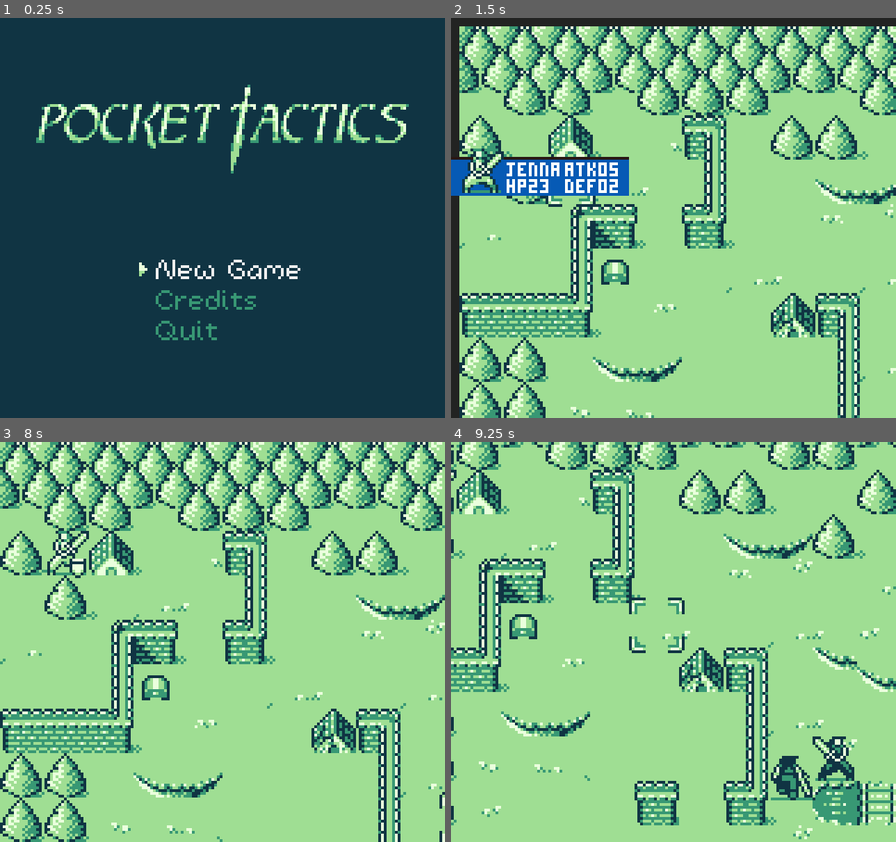
Above: before the commit, frames 1-4 (two rows, left to right).
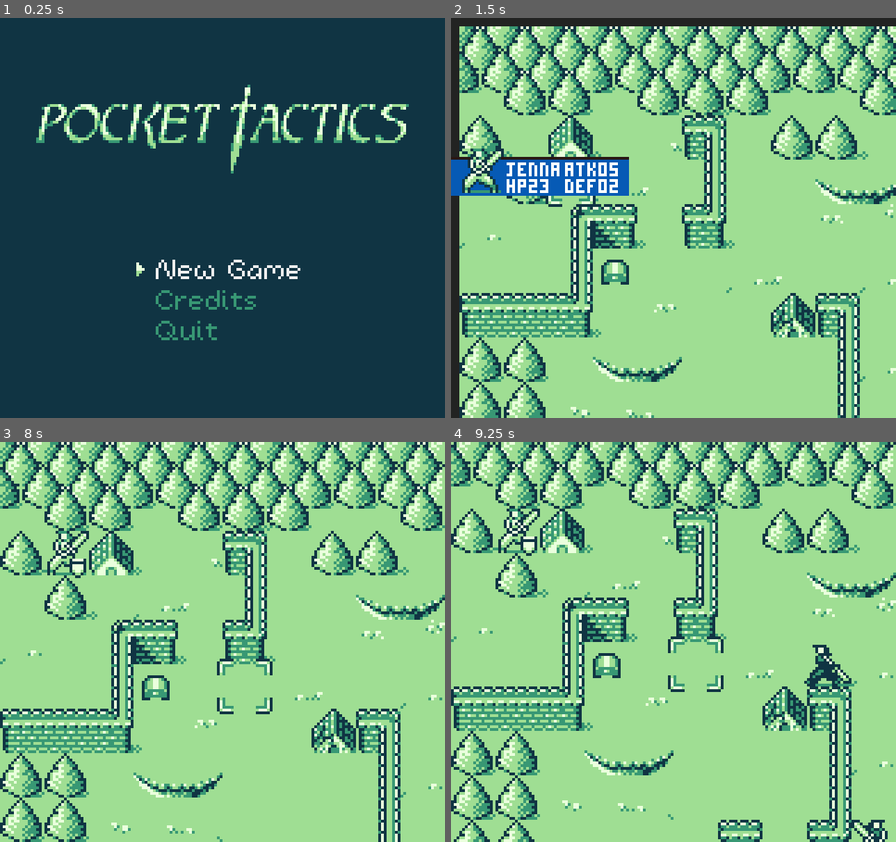
Above: after the commit, the same moments.

Repository: kevinlights/titan_tactics
Game: Godot game, scene res://scenes/landing.tscn
The game is run twice, just before and just after one commit, with the same random seed, the same clock (stepped at 60 frames per second) and the same inputs.
Inputs (mouse positions are in pixels of both pictures, inside the frame that each line leads up to):
- Up to frame 1 (0.25 s): no input
- Up to frame 2 (1.5 s): click "New Game" at 0.5 s; click (677, 314) at 1.25 s, where only the run after the commit has a clickable "Ok"
- Up to frame 3 (8 s): tap Enter (ui_accept) at 2, 2.1, 2.27, 2.57, 2.85, 3.02, 3.32, 3.6, 4.35, 4.52, 4.82, 5.1, 5.27, 5.57, 5.85, 6.02, 6.32, 6.5, 6.6, 7.35, 7.52, 7.82 s; move the mouse to (320, 622) at 2.02 s; hold Right (ui_right) 2.03-2.78 s; move the mouse to (133, 662) at 2.77 s; hold Down (ui_down) 2.78-3.53 s; move the mouse to (267, 554) at 3.52 s; hold Right (ui_right) 3.53-4.28 s; move the mouse to (200, 722) at 4.27 s; hold Up (ui_up) 4.28-5.03 s; move the mouse to (356, 702) at 5.02 s; hold Left (ui_left) 5.03-6.53 s; tap Escape (ui_cancel) at 5.65 s; move the mouse to (89, 582) at 5.77 s; move the mouse to (244, 642) at 6.52 s; hold Down (ui_down) 6.53-7.28 s; move the mouse to (155, 542) at 7.27 s; hold Right (ui_right) from 7.28 s (still down)
- Up to frame 4 (9.25 s): move the mouse to (771, 622) at 8.02 s; release Right (ui_right) at 8.03 s; hold Up (ui_up) 8.03-8.78 s; tap Enter (ui_accept) at 8.1, 8.27, 8.57, 8.85, 9.02 s; move the mouse to (584, 662) at 8.77 s; hold Right (ui_right) from 8.78 s (still down)

The runs differ from the first frame. In frame 1, less than 0.1% of the frame differs, in the area x 30-34%, y 61-65%; in frame 2, 0.3%; in frame 3, 0.5%; in frame 4, 38%, in the area x 0-100%, y 0-100%.

Commit message:
Leveling up, tabarnak

Diff:
--- a/scenes/gui.tscn
+++ b/scenes/gui.tscn
@@ -63,14 +63,14 @@
 "name": "up",
 "speed": 3.0
 }, {
+"frames": [ SubResource( 3 ), SubResource( 4 ) ],
+"loop": true,
+"name": "down",
+"speed": 3.0
+}, {
 "frames": [  ],
 "loop": true,
 "name": "neutral",
-"speed": 3.0
-}, {
-"frames": [ SubResource( 3 ), SubResource( 4 ) ],
-"loop": true,
-"name": "down",
 "speed": 3.0
 } ]
 
@@ -97,14 +97,14 @@
 "name": "up",
 "speed": 3.0
 }, {
+"frames": [ SubResource( 8 ), SubResource( 9 ) ],
+"loop": true,
+"name": "down",
+"speed": 3.0
+}, {
 "frames": [  ],
 "loop": true,
 "name": "neutral",
-"speed": 3.0
-}, {
-"frames": [ SubResource( 8 ), SubResource( 9 ) ],
-"loop": true,
-"name": "down",
 "speed": 3.0
 } ]
 
@@ -800,6 +800,7 @@
 visible = false
 position = Vector2( 0.407799, -11.0781 )
 frames = SubResource( 15 )
+frame = 1
 playing = true
 centered = false
 offset = Vector2( -8, -2 )
@@ -821,6 +822,7 @@
 visible = false
 position = Vector2( 0, 1 )
 frames = SubResource( 15 )
+frame = 1
 playing = true
 centered = false
 offset = Vector2( -8, 8 )
@@ -829,10 +831,10 @@
 [node name="arrow" type="AnimatedSprite" parent="weaponswap"]
 position = Vector2( 44.6813, 29.1062 )
 frames = SubResource( 18 )
+frame = 1
 playing = true
 
 [node name="lvlup" type="Control" parent="."]
-visible = false
 margin_left = 33.0
 margin_top = 20.0
 margin_right = 73.0
@@ -853,26 +855,26 @@
 vframes = 4
 hframes = 2
 
-[node name="new_lvl" type="Label" parent="lvlup"]
+[node name="new_atk" type="Label" parent="lvlup"]
 margin_left = 71.0
 margin_top = 42.0
 margin_right = 93.0
 margin_bottom = 56.0
 theme = ExtResource( 22 )
 custom_colors/font_color = Color( 0.917647, 1, 0.866667, 1 )
-text = "00"
-__meta__ = {
-"_edit_use_anchors_": false
-}
-
-[node name="new_atk" type="Label" parent="lvlup"]
+text = "11"
+__meta__ = {
+"_edit_use_anchors_": false
+}
+
+[node name="new_lvl" type="Label" parent="lvlup"]
 margin_left = 71.0
 margin_top = 24.0
 margin_right = 92.0
 margin_bottom = 38.0
 theme = ExtResource( 22 )
 custom_colors/font_color = Color( 0.623529, 0.870588, 0.576471, 1 )
-text = "00"
+text = "1	"
 __meta__ = {
 "_edit_use_anchors_": false
 }
@@ -941,7 +943,6 @@
 [node name="arrow" type="AnimatedSprite" parent="lvlup"]
 position = Vector2( 48.6813, 58.1062 )
 frames = SubResource( 18 )
-frame = 1
 playing = true
 
 [node name="Control" type="Control" parent="lvlup"]
@@ -967,6 +968,7 @@
 
 [node name="focus" type="AnimatedSprite" parent="lvlup/Control/Ok"]
 frames = SubResource( 15 )
+frame = 1
 playing = true
 centered = false
 offset = Vector2( -2, 8 )
@@ -1074,6 +1076,7 @@
 position = Vector2( 11, 55 )
 frames = SubResource( 25 )
 animation = "fighter"
+frame = 1
 playing = true
 
 [node name="win" type="Control" parent="."]
@@ -1352,7 +1355,6 @@
 [node name="focus" type="AnimatedSprite" parent="dialogue/background/options/trigger_1"]
 visible = false
 frames = SubResource( 28 )
-frame = 1
 playing = true
 centered = false
 offset = Vector2( -2, 2 )
@@ -1371,7 +1373,6 @@
 [node name="focus" type="AnimatedSprite" parent="dialogue/background/options/trigger_2"]
 visible = false
 frames = SubResource( 28 )
-frame = 1
 playing = true
 centered = false
 offset = Vector2( -2, 2 )
--- a/scenes/landing.tscn
+++ b/scenes/landing.tscn
@@ -101,7 +101,6 @@
 visible = false
 position = Vector2( -2, 0 )
 frames = SubResource( 4 )
-frame = 1
 playing = true
 centered = false
 offset = Vector2( -1, 2 )
@@ -122,6 +121,7 @@
 visible = false
 position = Vector2( -2, 0 )
 frames = SubResource( 4 )
+frame = 1
 playing = true
 centered = false
 offset = Vector2( -1, 2 )
@@ -143,7 +143,6 @@
 visible = false
 position = Vector2( -2, 0 )
 frames = SubResource( 4 )
-frame = 1
 playing = true
 centered = false
 offset = Vector2( -1, 2 )
@@ -163,7 +162,6 @@
 visible = false
 position = Vector2( -2, 0 )
 frames = SubResource( 4 )
-frame = 1
 playing = true
 centered = false
 offset = Vector2( -1, 2 )
--- a/scenes/levels/level_1.tscn
+++ b/scenes/levels/level_1.tscn
@@ -55,101 +55,125 @@
 result = 2
 
 [sub_resource type="Resource" id=5]
-script = ExtResource( 5 )
-character_class = 0
-name = ""
-level = 1
-hp = 0
-max_hp = 0
-atk = 0
-def = 0
-atk_range = 0
-mov_range = 0
+script = ExtResource( 6 )
+character_class = 0
+equipment_slot = 0
+level = 1
+name = "minor knife"
+attack = 1.0
+attack_range = 1.0
+defense = 0
 heal = 0
 
 [sub_resource type="Resource" id=6]
-script = ExtResource( 10 )
-dialogue_id = ""
-portrait = 0
-trigger = 0
-trigger_id = ""
-text = ""
-branches = [  ]
-result = 0
-
-[sub_resource type="Resource" id=7]
-script = ExtResource( 10 )
-dialogue_id = ""
-portrait = 0
-trigger = 0
-trigger_id = ""
-text = ""
-branches = [  ]
-result = 0
-
-[sub_resource type="Resource" id=8]
-script = ExtResource( 6 )
-character_class = 0
-equipment_slot = 0
-level = 2
-name = "forged knife"
-attack = 4.0
-attack_range = 4.0
-defense = 0
-heal = 0
-
-[sub_resource type="Resource" id=9]
-script = ExtResource( 6 )
-character_class = 0
-equipment_slot = 0
-level = 2
-name = "iron cleaver"
+script = ExtResource( 6 )
+character_class = 0
+equipment_slot = 0
+level = 1
+name = "minor cleaver"
 attack = 0
 attack_range = 0
-defense = 4.0
-heal = 0
-
-[sub_resource type="Resource" id=10]
+defense = 1.0
+heal = 0
+
+[sub_resource type="Resource" id=7]
 script = ExtResource( 5 )
 character_class = 0
-name = "Dario"
-level = 2
-hp = 24
-max_hp = 24
+name = "Stik"
+level = 1
+hp = 1
+max_hp = 1
 atk = 4
 def = 1
 atk_range = 1
 mov_range = 7
 heal = 0
-item_atk = SubResource( 8 )
-item_def = SubResource( 9 )
+item_atk = SubResource( 5 )
+item_def = SubResource( 6 )
+
+[sub_resource type="Resource" id=8]
+script = ExtResource( 10 )
+dialogue_id = ""
+portrait = 0
+trigger = 0
+trigger_id = ""
+text = ""
+branches = [  ]
+result = 0
+
+[sub_resource type="Resource" id=9]
+script = ExtResource( 10 )
+dialogue_id = ""
+portrait = 0
+trigger = 0
+trigger_id = ""
+text = ""
+branches = [  ]
+result = 0
+
+[sub_resource type="Resource" id=10]
+script = ExtResource( 6 )
+character_class = 0
+equipment_slot = 0
+level = 1
+name = "minor sword"
+attack = 1.0
+attack_range = 1.0
+defense = 0
+heal = 0
 
 [sub_resource type="Resource" id=11]
-script = ExtResource( 10 )
-dialogue_id = ""
-portrait = 0
-trigger = 0
-trigger_id = ""
-text = ""
-branches = [  ]
-result = 0
+script = ExtResource( 6 )
+character_class = 0
+equipment_slot = 0
+level = 1
+name = "minor cleaver"
+attack = 0
+attack_range = 0
+defense = 1.0
+heal = 0
 
 [sub_resource type="Resource" id=12]
-script = ExtResource( 10 )
-dialogue_id = ""
-portrait = 0
-trigger = 0
-trigger_id = ""
-text = ""
-branches = [  ]
-result = 0
+script = ExtResource( 5 )
+character_class = 0
+name = "Cari"
+level = 1
+hp = 4
+max_hp = 4
+atk = 4
+def = 1
+atk_range = 1
+mov_range = 7
+heal = 0
+item_atk = SubResource( 10 )
+item_def = SubResource( 11 )
 
 [sub_resource type="Resource" id=13]
+script = ExtResource( 10 )
+dialogue_id = ""
+portrait = 0
+trigger = 0
+trigger_id = ""
+text = ""
+branches = [  ]
+result = 0
+
+[sub_resource type="Resource" id=14]
+script = ExtResource( 10 )
+dialogue_id = ""
+portrait = 0
+trigger = 0
+trigger_id = ""
+text = ""
+branches = [  ]
+result = 0
+
+[sub_resource type="Resource" id=15]
 script = ExtResource( 8 )
 equipment_slot = 0
 level = 2
 
-[sub_resource type="Resource" id=14]
+[sub_resource type="Resource" id=16]
 script = ExtResource( 8 )
 equipment_slot = 1
 level = 2
@@ -177,43 +201,41 @@
 position = Vector2( 168, 136 )
 texture = ExtResource( 4 )
 script = ExtResource( 3 )
-stats = SubResource( 5 )
-dialogue = SubResource( 6 )
-recruit_dialogue = SubResource( 7 )
+stats = SubResource( 7 )
+dialogue = SubResource( 8 )
+recruit_dialogue = SubResource( 9 )
 
 [node name="CharacterSpawner" type="Sprite" parent="map"]
 position = Vector2( 152, 152 )
 texture = ExtResource( 4 )
 script = ExtResource( 3 )
-stats = SubResource( 10 )
-dialogue = SubResource( 11 )
-recruit_dialogue = SubResource( 12 )
+stats = SubResource( 12 )
+dialogue = SubResource( 13 )
+recruit_dialogue = SubResource( 14 )
 
 [node name="ChestSpawner" type="Sprite" parent="map"]
 position = Vector2( 184, 184 )
 texture = ExtResource( 7 )
 script = ExtResource( 9 )
-item_spawner = SubResource( 13 )
+item_spawner = SubResource( 15 )
 
 [node name="ChestSpawner2" type="Sprite" parent="map"]
 position = Vector2( 56, 88 )
 texture = ExtResource( 7 )
 script = ExtResource( 9 )
-item_spawner = SubResource( 14 )
+item_spawner = SubResource( 16 )
 
 [node name="Water1" parent="map" instance=ExtResource( 13 )]
-frame = 1
 
 [node name="Water4" parent="map" instance=ExtResource( 13 )]
 position = Vector2( 160, 144 )
-frame = 1
 
 [node name="Water2" parent="map" instance=ExtResource( 12 )]
 position = Vector2( 192, 144 )
-frame = 1
 
 [node name="Water3" parent="map" instance=ExtResource( 12 )]
 position = Vector2( 128, 192 )
+frame = 1
 
 [node name="navigation" type="Navigation2D" parent="."]
 position = Vector2( 65.502, 42.1491 )
--- a/scripts/character_stats.gd
+++ b/scripts/character_stats.gd
@@ -2,6 +2,7 @@
 class_name CharacterStats
 
 signal class_changed
+signal level_up
 
 export(int, "Swordsman", "Archer", "Mage") var character_class setget set_character_class, get_character_class
 export(String) var name
@@ -51,14 +52,20 @@
 		level_up()
 
 func level_up():
+	var stats_diff = {
+		"atk": atk_up[level + 1],
+		"def": def_up[level + 1],
+		"hp": hp_up[level + 1]
+	}
 	level += 1
-	max_hp = (max_hp + (level + 1) * 2)
+	atk += stats_diff.atk
+	def += stats_diff.def
+	max_hp += stats_diff.hp
 	hp = max_hp
-	atk += level * rand_range(0, 2)
-	def += level * rand_range(0, 2)
 	current_to_next = current_to_next - xp_to_next
 	xp_to_next = pow(level, 2)
 	print("Level up")
+	emit_signal("level_up", stats_diff, self)
 
 #func set_xp(more_xp):
 #	xp = more_xp
--- a/scripts/gui.gd
+++ b/scripts/gui.gd
@@ -59,6 +59,11 @@
 func error(message):
 	$sfx/denied.play()
 
+func level_up(diff, new_stats):
+	active = true
+	$lvlup.on_level_up(diff, new_stats)
+	$lvlup.call_deferred("show")
+
 func stats(friendly, enemy):
 	if $healthpage.visible or modal:
 		return
--- a/scripts/gui/lvlup.gd
+++ b/scripts/gui/lvlup.gd
@@ -14,28 +14,18 @@
 	Game.TYPE.MAGE: 4
 }
 
-#should be called before leveling up
-func get_current_stats(character):
-	current_atk = character.atk
-	current_def = character.def
-	current_hp = character.max_hp
-
 #should be called after the level and stats are increased
-func on_level_up(character):
+func on_level_up(diff, character):
+	print(diff)
 	$Control/Ok.grab_focus()
-	$new_lvl.text = character.level
 	$char_sprite.frame = atlas[character.character_class]
-	$current_atk.text = current_atk
-	$current_def.text = current_def
-	$current_hp.text = current_hp
-	new_atk = character.atk
-	new_def = character.def
-	new_hp = character.max_hp
-	$new_atk.text = new_atk
-	$new_def.text = new_def
-	$new_hp.text = new_hp
-	$current_atk.text = current_atk
-
+	$new_lvl.text = "%02d" % (character.level)
+	$current_hp.text = "%02d" % (character.max_hp - diff.hp)
+	$current_atk.text = "%02d" % (character.atk - diff.atk)
+	$current_def.text = "%02d" % (character.def - diff.def)
+	$new_atk.text = "%02d" % (character.atk)
+	$new_def.text = "%02d" % (character.def)
+	$new_hp.text = "%02d" % (character.max_hp)
 
 
 func _on_ok_pressed():
--- a/scripts/world.gd
+++ b/scripts/world.gd
@@ -346,10 +346,14 @@
 	current[Game.CONTROL.PLAYER].append(character)
 	character.connect("done", self, "advance_turn")
 	character.connect("death", self, "_on_death")
+	character.character.connect("level_up", self, "_on_level_up")
 	if player_spawns.size() > 0:
 		$select.tile = player_spawns[0]
 	else:
 		_on_team_select_done()
+
+func _on_level_up(diff, character):
+	gui.level_up(diff, character)
 
 func _initiate_turn():
 	# in case a signal triggers this after the level is won/lost
Not shown: 1 places in scenes/levels/level_1.tscn that only renumber resources
